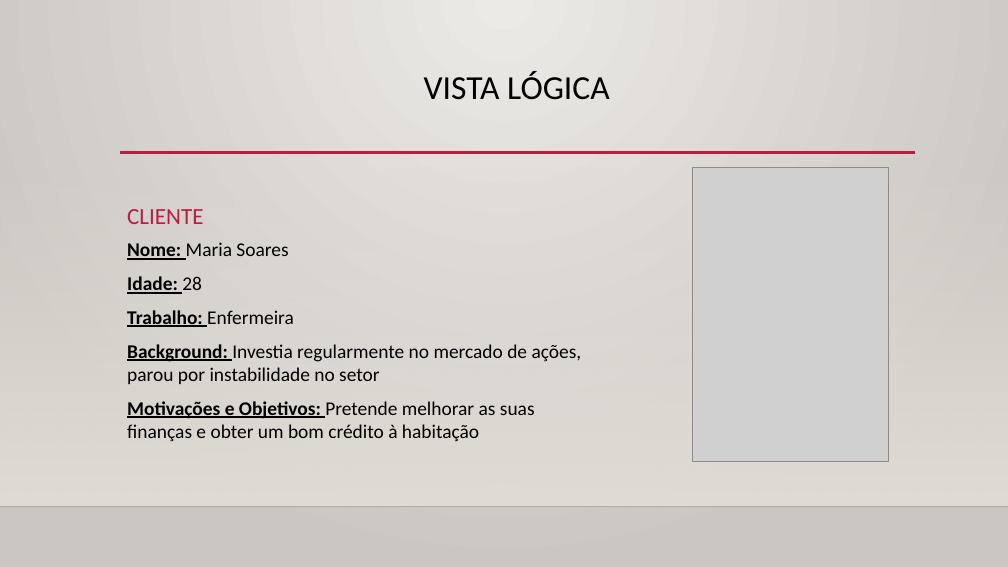
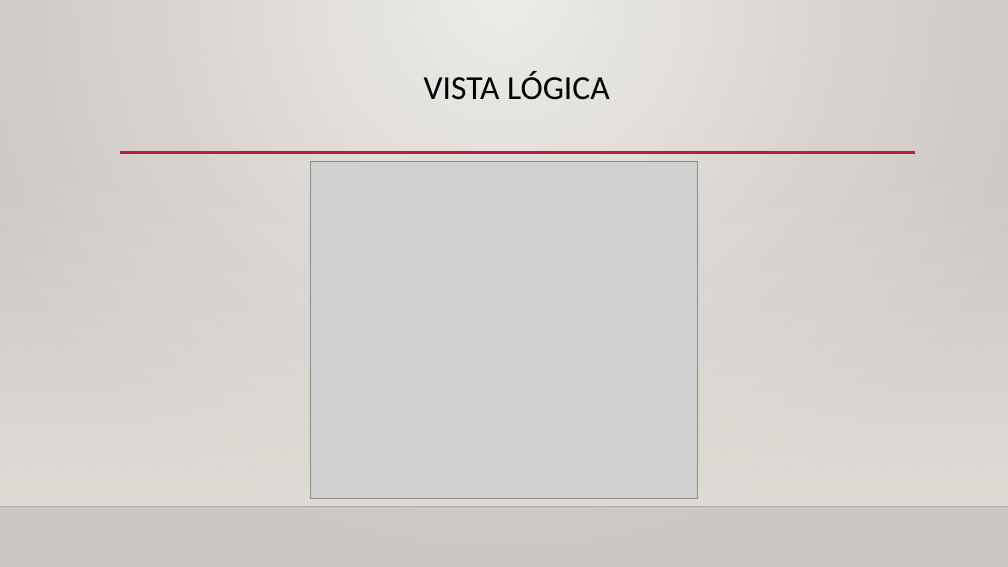
Before and after one commit to Projeto-ECO/Fase-3, a slide deck: slide 8 of Editables/Fase 3 - Construção.pptx. Drawn at 1008x567 pixels with LibreOffice and Linux fonts; fonts in the diff are those of the drawing; grey boxes stand for pictures; background and template pictures are left out. Boxes give left, top, right and bottom in pixels: in the first picture for what was removed or moved away, otherwise in the second. Text is boxed around its words. In the diff, an @@ line names an element or a change of style, - is before the commit and + after.

```diff
--- a/Editables/Fase 3 - Construção.pptx
+++ b/Editables/Fase 3 - Construção.pptx
@@ picture added at (311, 161, 698, 498) @@
@@ picture removed at (693, 167, 889, 461) @@
@@ text removed at (127, 209, 203, 224) @@
-CLIENTE
@@ text removed at (127, 242, 582, 442) @@
-Nome: Maria Soares
-Idade: 28
-Trabalho: Enfermeira
-Background: Investia regularmente no mercado de ações, parou por instabilidade no setor
-Motivações e Objetivos: Pretende melhorar as suas finanças e obter um bom crédito à habitação
```
Also in this commit, not shown: 1 slide added, 1 slide removed, 6 other files.
